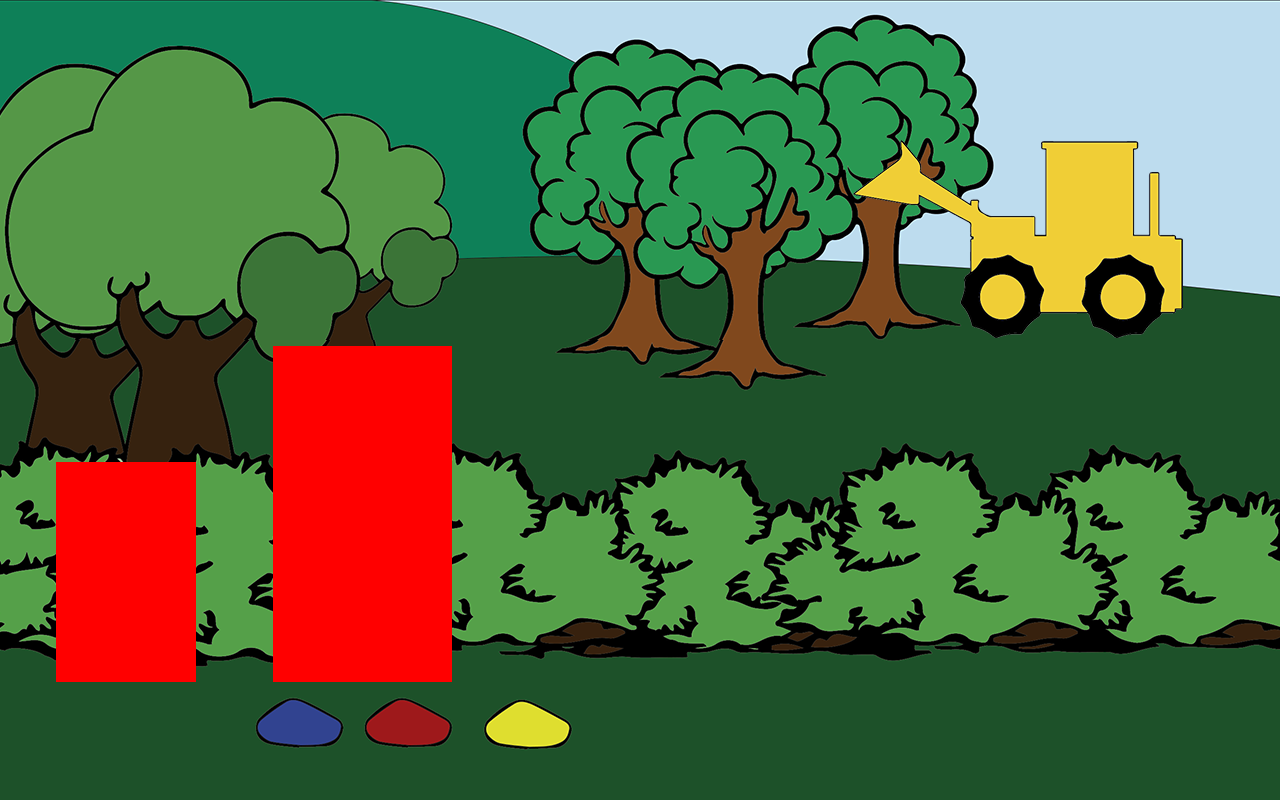
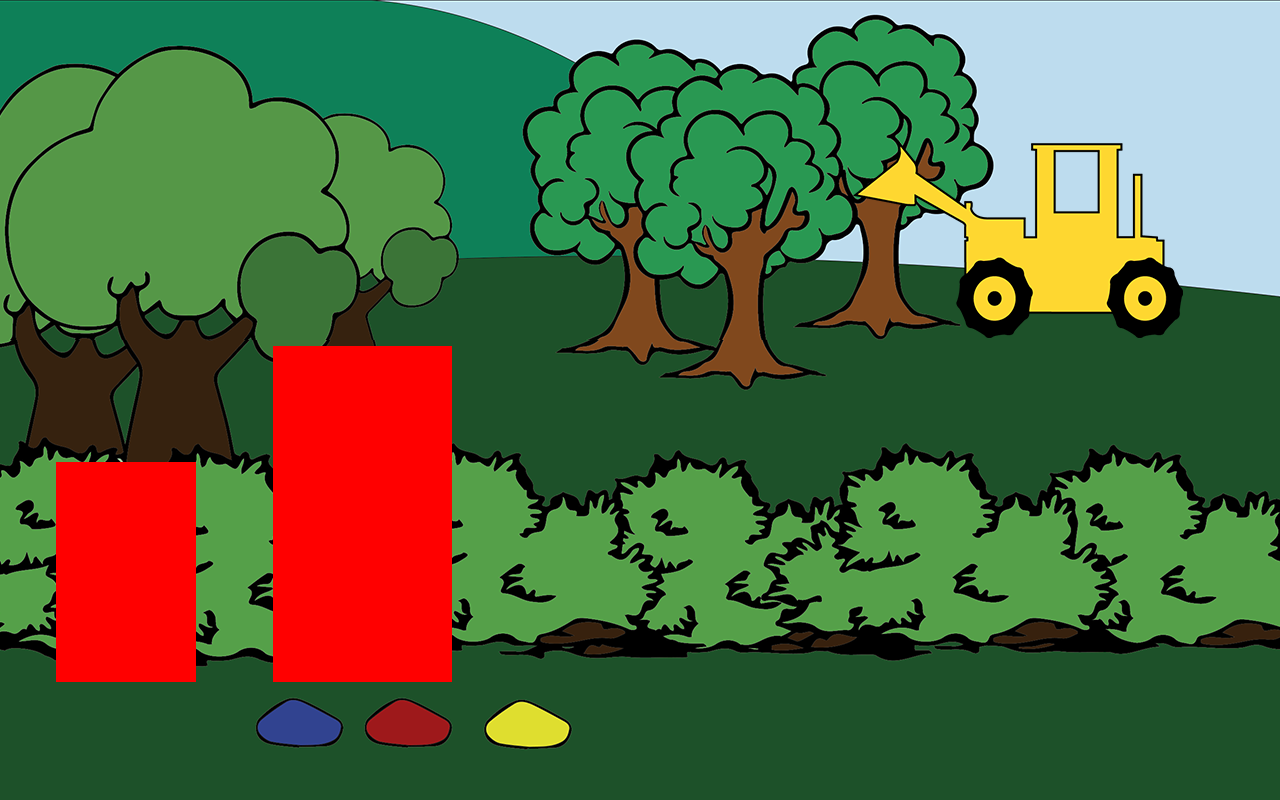
Before/after of a 1280×800 layered artwork. What changed in the layer stack:
renamed "machine" to "kwkmachine", painted on it over [853, 140, 1183, 338]
